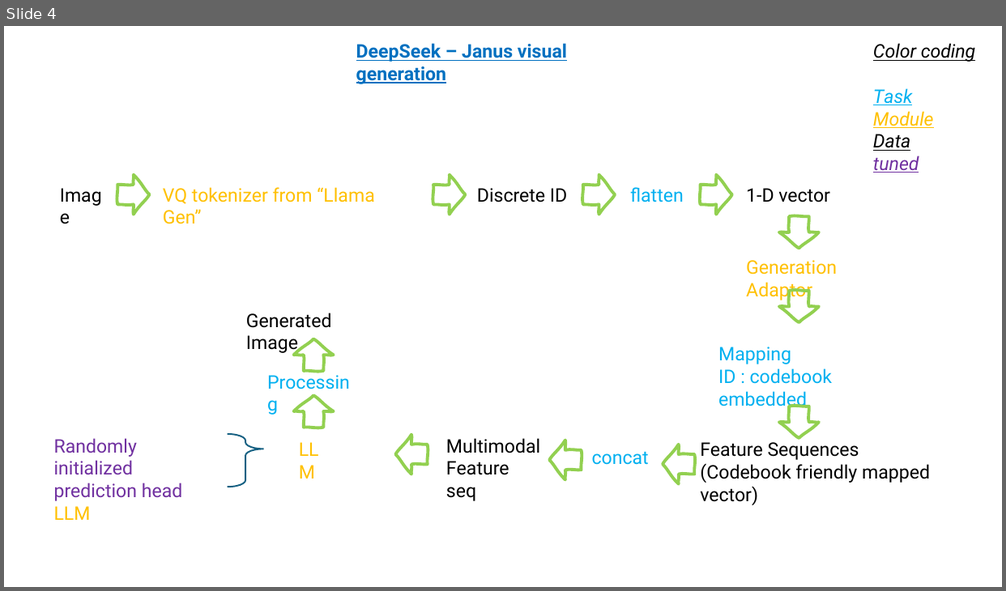
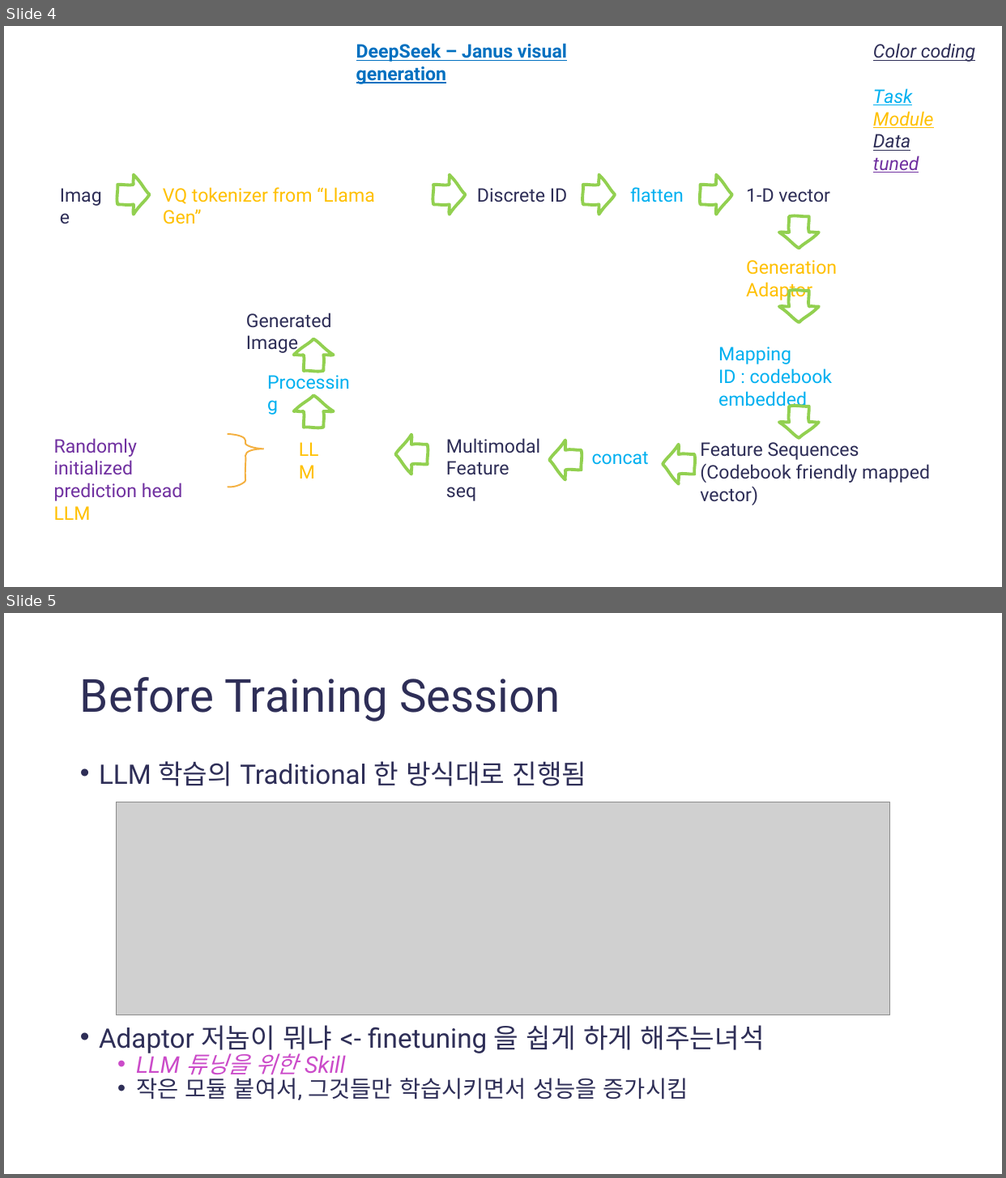
Before and after one commit to gggg8657/study, a slide deck: Studying must go on/Presentation1.pptx. Shown one above the other, each under a label of ours: slide 4 before the commit, slides 4 and 5 after it. The pictures are 1006x591 and 1006x1178 pixels, drawn with LibreOffice and Linux fonts; fonts in the diff are those of the drawing; grey boxes stand for pictures. Boxes give left, top, right and bottom in pixels: in the first picture for what was removed or moved away, otherwise in the second. Text is boxed around its words. In the diff, an @@ line names an element or a change of style, - is before the commit and + after.

Commit message:
Janus-training explained

```diff
--- a/Studying must go on/Presentation1.pptx
+++ b/Studying must go on/Presentation1.pptx
@@ slide 5 added at box(4, 613, 1002, 1174), background #FFFFFF @@
@@ title added at box(80, 677, 560, 722), 44 pt, text #2E2E57 @@
+Before Training Session
@@ text added at box(99, 761, 765, 1101), 25.9 pt, text #2E2E57 @@
+• LLM 학습의 Traditional 한 방식대로 진행됨
+• Adaptor 저놈이 뭐냐 <- finetuning 을 쉽게 하게 해주는녀석
+  • LLM 튜닝을 위한 Skill
+  • 작은 모듈 붙여서, 그것들만 학습시키면서 성능을 증가시킴
@@ picture added at box(117, 802, 889, 1015) @@
@@ slide 4 changed as well @@
@@ text at box(873, 43, 975, 151): text colour #000000 to #2E2E57 in "Color coding", "Data" @@
@@ text colour #000000 to #2E2E57 in 6 elements at box(246, 335, 298, 354), box(477, 188, 567, 203), box(746, 188, 830, 203), box(700, 439, 930, 506), box(446, 438, 540, 501), box(246, 313, 332, 328) @@
@@ right brace removed at box(227, 434, 264, 487) @@
@@ freeform shape added at box(227, 434, 264, 487), outline #F4B040 1.5 pt @@
```
Also in this commit, not shown: 3 other slides changed, 2 other slides added, 1 slide removed, 1 other file.
